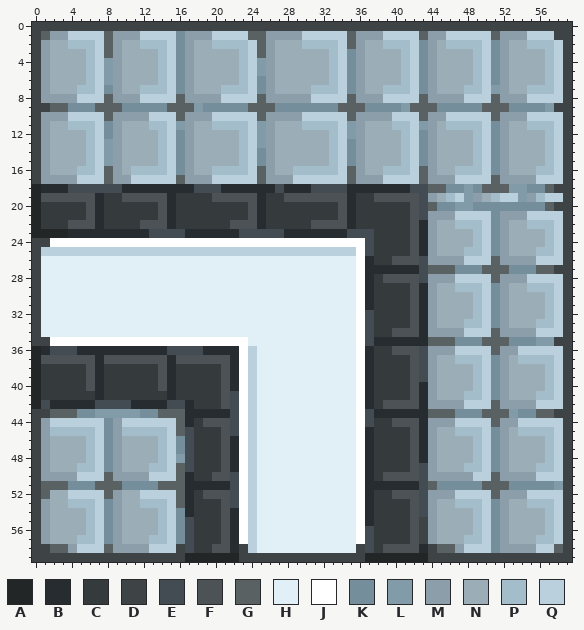
A pixel-art sprite gets an edit: Team2Project/Assets/Sprite/tileSet/_ile_2.png. The picture above was drawn from the file before the commit.
The file is 60x60 pixels. Colours within 5 levels of each other are drawn and written as one.
Palette (. is transparent): A #232627  B #262c30  C #353a3d  D #3e4345  E #424c52  F #4c5256  G #596163  H #e1eff6  J #ffffff  K #758e9c  L #829ba9  M #8b9ea9  N #9badb7  P #a4bdcb  Q #bad0dc
Pixels before (only the part around the change), first column x 0:
 0 DDDDDDDDDDDDDDDDDDDDDDDDDDDDDDDDDDDDDDDDDDDDDDDDDDDDDDDDDDDD
 1 DGMMQQQQGMMMQQQQKMMMQQQQGGMMMMQQQQQGMMMQQQQGMMQQQQQGMMMQQQDD
 2 DMNNPPPQGMNNPPPQKMNNPPPPQGMNNNPPPPQGMNNPPPQKMNPPPPQKMNNPPPQD
 3 DMNNNNPQGMNNNNPQKMNNNNNPQGMNNNNNNPQKMNNNNPQKMNNNNPQKMNNNNPQD
 4 DMNNNNPQLMNNNNPQKMNNNNNPQLMNNNNNNPQKMNNNNPQKMNNNNPQKMNNNNPQD
 5 DMNNNNPQLMNNNNPQKMNNNNNPQLMNNNNNNPQKMNNNNPQKMNNNNPQKMNNNNPQD
 6 DMNNNNPQLMNNNNPQKMNNNNNPQKMNNNNNNPQKMNNNNPQKMNNNNPQKMNNNNPQD
 7 DMNNNPPQKMNNPPPQKMNNNPPPQKMNNNNPPPQKMNNPPPQKMNNNPPQLMNNPPPQD
 8 DMMMMQQQGMMMQQQQGMMMMQQQQGMMMMMQQQQGMMMQQQQGMMMMQQQGMMMQQQQD
 9 DDGGKKKGGGKKKKKGGGLKKKKKGGGKKKKKKKGGGKKKKLGGGKKKKKGGGKKKKLDD
10 DMMMQQQQGMMMMQQQGMMMQQQQQGMMMMQQQQQGMMMMQQQGMMQQQQQGMMMQQQQD
11 DMNNPPPQKMNNNPPQLMNNPPPPQLMNNNPPPPQLMNNNPPQLMNPPPPQKMNNPPPQD
12 DMNNNNPQKMNNNNPQKMNNNNNPQLMNNNNNNPQLMNNNNPQKMNNNNPQKMNNNNPQD
13 DMNNNNPQLMNNNNPQKMNNNNNPQLMNNNNNNPQKMNNNNPQKMNNNNPQKMNNNNPQD
14 DMNNNNPQLMNNNNPQKMNNNNNPQKMNNNNNNPQKMNNNNPQKMNNNNPQKMNNNNPQD
15 DMNNNNPQLMNNNNPQKMNNNNNPQKMNNNNNNPQKMNNNNPQKMNNNNPQKMNNNNPQD
16 DMNNNPPQGMNPPPPQKMNNPPPPQGMNNPPPPPQGMNNPPPQGMNNPPPQKMNNNPPQD
17 DMMMMQQQGMMQQQQQGMMMQQQQQGMMMQQQQQQGMMMQQQQGMMMQQQQGMMMMQQQD
18 ABBBEEEEEEBBBBBBBBEEEBBBBBBEBBBEEEEBBBBBBBEEGGKKLKGGGLLKKGDD
19 AFFFFFFBCCFFFFFBCCCCFFFFFBCCFFFFFFFBCCFFFFFEMNPQLMNPQQLMPQQD
20 ACCCCCFBCCCCCCFBCCCCCCCCFBCCCCCCCCFBCCCCCCFEGKKLLKKKKKKKKGDD
21 ACCCCCFBCCCCCCFBCCCCCCCCFBCCCCCCCCFBCCCCCCFEMMMQQQQKMMMQQQQD
22 ACCCFFFBCCCCFFFBCCCCCCFFFBCCCCCFFFFBCCCCCCFBMNNPPPQKMNNPPPQD
23 AAAABBBBBBBBBEEEEBBBBBBEEEEEBBBBBBBEEECCCCFBMNNNNPQKMNNNNPQD
24 DDJJJJJJJJJJJJJJJJJJJJJJJJJJJJJJJJJJJECCCCFBMNNNNPQKMNNNNPQD
25 DQQQQQQQQQQQQQQQQQQQQQQQQQQQQQQQQQQQJECCCCFBMNNNPPQKMNNNPPQD
26 DHHHHHHHHHHHHHHHHHHHHHHHHHHHHHHHHHHHJBCCFFFEMMMMQQQGMMMMQQQD
27 DHHHHHHHHHHHHHHHHHHHHHHHHHHHHHHHHHHHJBBBBBBEGGGKKKGGGKKKGGDD
28 DHHHHHHHHHHHHHHHHHHHHHHHHHHHHHHHHHHHJBCFFFFEMMMQQQQGMMMQQQQD
29 DHHHHHHHHHHHHHHHHHHHHHHHHHHHHHHHHHHHJBCCCCFBMNNPPPQKMNNPPPQD
30 DHHHHHHHHHHHHHHHHHHHHHHHHHHHHHHHHHHHJBCCCCFBMNNNNPQKMNNNNPQD
31 DHHHHHHHHHHHHHHHHHHHHHHHHHHHHHHHHHHHJBCCCCFBMNNNNPQKMNNNNPQD
32 DHHHHHHHHHHHHHHHHHHHHHHHHHHHHHHHHHHHJECCCCFBMNNNNPQKMNNNNPQD
33 DHHHHHHHHHHHHHHHHHHHHHHHHHHHHHHHHHHHJECCCCFBMNNNPPQKMNNNPPQD
34 DHHHHHHHHHHHHHHHHHHHHHHHHHHHHHHHHHHHJECCFFFBMMMMQQQGMMMMQQQD
35 DDJJJJJJJJJJJJJJJJJJJJJJHHHHHHHHHHHHJEBBBBBBGGGKKKGGGKKKLLDD
36 ABEEEBBBBBBBBBBEEEEBBBBJQHHHHHHHHHHHJBCCFFFEMMMQQQQGMMQQQQQD
37 AFFFFFFBFFFFFFFBFFFFFFBJQHHHHHHHHHHHJBCCCCFEMNNPPPQKMNPPPPQD
38 ACCCCCFBCCCCCCFBCCCCCFBJQHHHHHHHHHHHJBCCCCFEMNNNNPQKMNNNNPQD
39 ACCCCCFBCCCCCCFBCCCCCFBJQHHHHHHHHHHHJBCCCCFEMNNNNPQKMNNNNPQD
40 ACCCCCFBCCCCCCFBCCCCCFBJQHHHHHHHHHHHJBCCCCFBMNNNNPQKMNNNNPQD
41 ACCCCCCBCCCCCCCBCCCCCFEJQHHHHHHHHHHHJBCCCCFBMNNNPPQKMNNNPPQD
42 AEBBBBBEEEEBBBBEEBCCCFEJQHHHHHHHHHHHJBCFFFFBMMMMQQQGMMMMQQQD
43 DDGGGKKLLLLLKKGGGBBBBBEJQHHHHHHHHHHHJEBBBBBBGGGKKKGGGLKKGGDD
44 DMQQQQQQKMQQQQQQGBCFFFEJQHHHHHHHHHHHJECCFFFBMMMQQQQGMMQQQQQD
45 DMPPPPPQKMPPPPPQGECCCFEJQHHHHHHHHHHHJBCCCCFBMNNPPPQKMNPPPPQD
46 DMNNNNPQKMNNNNPQKECCCFBJQHHHHHHHHHHHJBCCCCFBMNNNNPQKMNNNNPQD
47 DMNNNNPQKMNNNNPQKECCCFBJQHHHHHHHHHHHJBCCCCFBMNNNNPQKMNNNNPQD
48 DMNNNNPQKMNNNNPQLECCCFBJQHHHHHHHHHHHJBCCCCFBMNNNNPQKMNNNNPQD
49 DMNNNPPQKMNNNPPQGECCCFBJQHHHHHHHHHHHJBCCCCFEMNNNPPQKMNNNPPQD
50 DMMMMQQQGMMMMQQQGBCCFFEJQHHHHHHHHHHHJBCFFFFEMMMMMQQGMMMMQQQD
51 DGGGKKKGGGKKKKGGGBBBBBEJQHHHHHHHHHHHJBBBBBBEGKKKKKGGGKKKKKLD
52 DGNNQQQQGMNNQQQQGBCFFFEJQHHHHHHHHHHHJBCCFFFEMMMQQQQGMMMQQQQD
53 DMNNPPPQKMNNPPPQGBCCCFEJQHHHHHHHHHHHJBCCCCFEMNNPPPQKMNNPPPQD
54 DMNNNNPQKMNNNNPQKBCCCFBJQHHHHHHHHHHHJBCCCCFEMNNNNPQKMNNNNPQD
55 DMNNNNPQKMNNNNPQKECCCFBJQHHHHHHHHHHHJBCCCCFDMNNNNPQKMNNNNPQD
56 DMNNNNPQKMNNNNPQKECCCFBJQHHHHHHHHHHHJECCCCFDMNNNNPQKMNNNNPQD
57 DMNNNPPQKMNNNPPQKECCCFBJQHHHHHHHHHHHJECCCCFDMNNNPPQKMNNNPPQD
58 DDGGMQQQGMMMMQQQDECCFFBDQHHHHHHHHHHHDECFFFFBDGGMQQQKMMMMQQGD
59 DDDDDDDDDDDDDDDDDAAAAAADDDDDDDDDDDDDDAAAAAAADDDDDDDDDDDDDDDD
And afterwards:
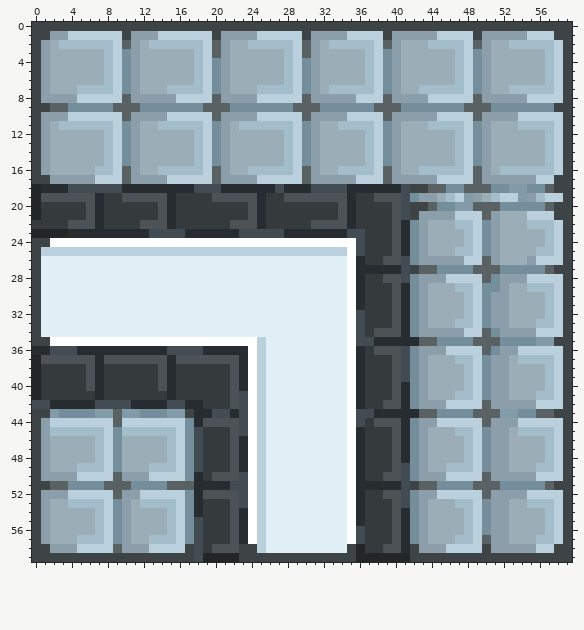
Change:
Changed rows in their new state; - is an unchanged pixel.
first column x 0:
 1 -D------QQD-MM--QQQQDMMMMQQQQQDMMMMQQQQDMMMM-Q---DMM-------
 2 ---P---PPQGMN--PPPPQGMNNPPPPPQGMN-PPPPQGMNNNPP--QGMNNPP----
 3 ------NNPQKM--NNNNPQGM-NNNN-PQGM-NNNNPQKMNNNN--PQKMNN------
 4 ------NNPQKM--NNNNPQKM-NNNN-PQKM-NNNNPQKMNNNN--PQKMNN------
 5 ------NNPQKM--NNNNPQKM-NNNN-PQKM-NNNNPQKMNNNN--PQKMNN------
 6 ------NNPQKM--NNNNPQKM-NNNN-PQKM-NNNNPQKMNNNN--PQKMNN------
 7 -------PPQKMNNNPPPPQKMNNNPPPPQKMN-PPPPQKMNNPPPPPQKMNNPP----
 8 --------QQG-MMMMQQQQGMMMMQQQQQGMMMMMQQQGMMMMQQQQ-GMM-------
 9 -------KK-GG---KKKKGGG--KKK--GGG--KKK-GGGKKKK---GG-KK----K-
10 --------QQG--MM-QQQQGMMMMQQQQQGMMMMQQQQGMMMM-Q---GMM--Q----
11 ---P---PPQKM-N-PPPPQKMN-PPPPPQKMNNPPPPQKMNNNPP--QKMNN-P----
12 ------NNPQKM--NNNNPQKM-NNNN-PQKM-NNNNPQKMNNNN--PQKMNN------
13 ------NNPQKM--NNNNPQKM-NNNN-PQKM-NNNNPQKMNNNN--PQKMNN------
14 ------NNPQKM--NNNNPQKM-NNNN-PQKM-NNNNPQKMNNNN--PQKMNN------
15 ------NNPQKM--NNNNPQKM-NNNN-PQKM-NNNNPQKMNNNN--PQKMNN------
16 -----NNPPQGMNN-PPPPQGMNNPPPPPQGMNNPPPPQGMNNPPPP-QGMNPPPP---
17 -D---MM-QQGMMMM-QQQQGMMMMQQQQ-GMMMMMQQQGMMMM-QQ--GMM------D
18 -----------------------------------------EDD----GG-KK------
19 -----------------------------------------EKM---------------
20 ----------------------------------------FEDD-----GGG-------
21 ----------------------------------------FEDM------GMNNN---D
22 C---------------------------------------FBKMN----QKMN------
23 -------------------------------------C--FBKMN---PQKMN------
24 ------------------------------------EC--FBKMN---PQKMN------
25 -----------------------------------JEC--FBKMN--P-QKMN------
26 -----------------------------------JBC-F-EKM------GMNNN----
27 -----------------------------------JB----EDG-KK--G--K---K--
28 -----------------------------------JBC---EKM--Q---GK-------
29 -----------------------------------JBC--FBKMN----QK--------
30 -----------------------------------JBC--FBKMN---PQKM-------
31 -----------------------------------JBC--FBKMN---PQKM-------
32 -----------------------------------JEC--FBKMN---PQKM-------
33 -----------------------------------JEC--FBKMN--P-QKM-------
34 -----------------------------------JECFF-BKM------GK-------
35 ------------------------JQ---------JE------G-KK--G--K------
36 B----------------------BJQ---------JBCFF-EKM--Q---GK-------
37 ----------------------FBJQ---------JBC--FEKMN----QKM-------
38 ---------------------CFBJQ---------JBC--FEKMN---PQKM-------
39 ---------------------CFBJQ---------JBC--FEKMN---PQKM-------
40 ---------------------CFBJQ---------JBC--FBKMN---PQKM-------
41 ---------------------CFEJQ---------JBC--FBKMN--P-QKM-------
42 E-----------------B--CFEJQ---------JBC---BKM--QQ--GM-------
43 --LKK----G----KLLD--EEBEJQ---------JE------G-KK--G--L------
44 --------QG------QKB---FEJQ---------JECFF-BKM-QQ---GM-------
45 -------PQK-----PQKE--CFEJQ---------JBC--FBKMN----QKM-------
46 ------NPQK----NPQKE--CFBJQ---------JBC--FBKMN---PQKM-------
47 ------NPQK----NPQKE--CFBJQ---------JBC--FBKMN---PQKM-------
48 ------NPQK----NPQKE--CFBJQ---------JBC--FBKMN---PQKM-------
49 -------PQK-----PQKE--CFBJQ---------JBC--FEKMN-PP-QKM-------
50 --------QG------QKB---FEJQ---------JBC---EKM--QQQ-GM-------
51 -D-----K--G---K--G-----EJQ---------JB----EDG-----G--K----GD
52 -MMM----QGMM----QKB---FEJQ---------JBC-F-EKM-QQ---GM-------
53 -------PQKM----PQKB--CFEJQ---------JBC--FEKMN----QKM-------
54 ------NPQKM---NPQKB--CFBJQ---------JBC--FBKMN---PQKM-------
55 ------NPQKM---NPQKE--CFBJQ---------JBC--FBKMN---PQKM-------
56 ------NPQKM---NPQKE--CFBJQ---------JEC--FBKMN---PQKM-------
57 -------PQKM----PQKE--CFBJQ---------JEC--FBKMN--P-QGM-------
58 --MM----QG------QDE---F-DQ---------DAC---BDMMMQQ--DM------D
59 -----------------DE-----------------A-----DD---------------
Changed places in both pictures, as pixel boxes (x1, y1, x2, y2):
changed: (32, 31, 563, 562)
